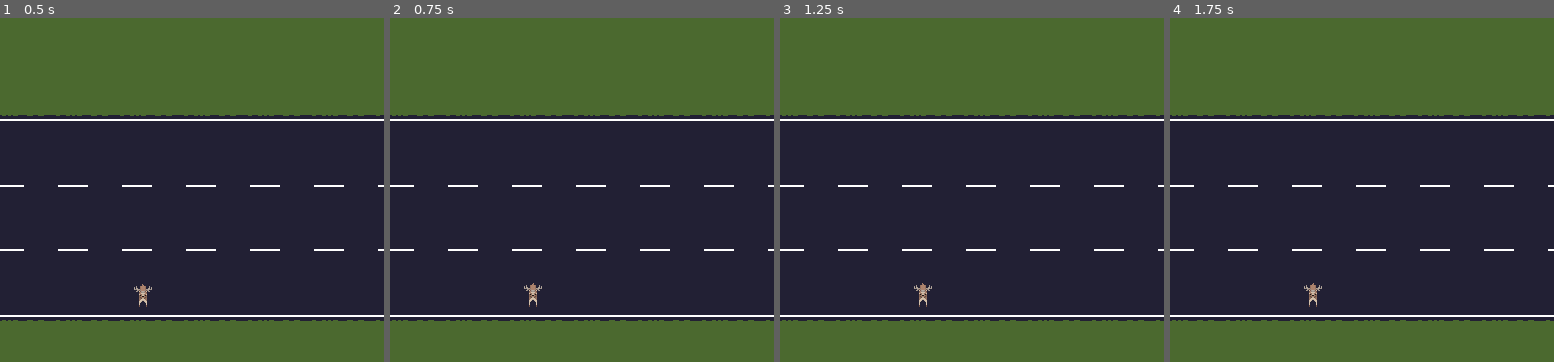
Above: before the commit, frames 1-4 (left to right).
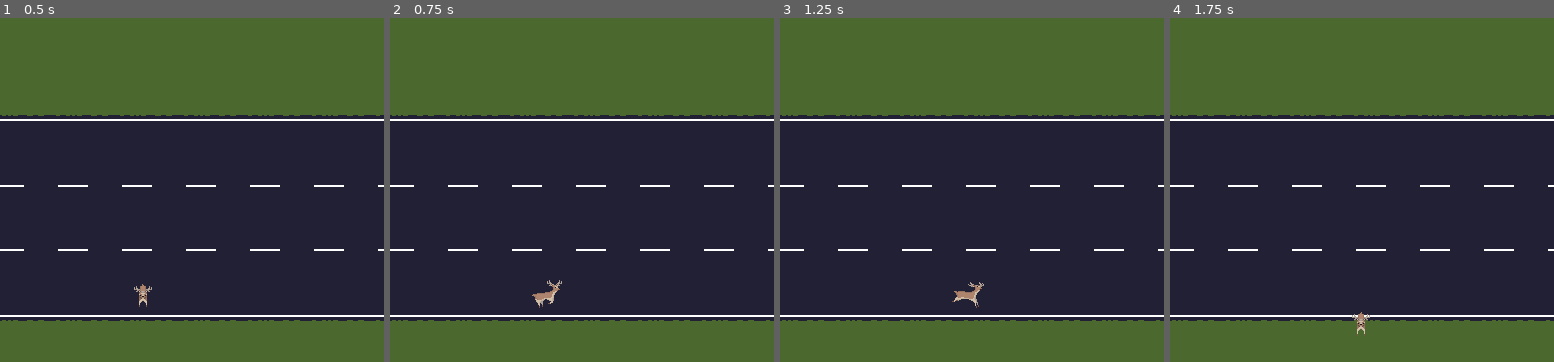
Above: after the commit, the same moments.

Repository: Pedro-T/deer-in-the-headlights
Game: Godot game, scene res://Main.tscn
The game is run twice, just before and just after one commit, with the same random seed, the same clock (stepped at 60 frames per second) and the same inputs.
Inputs:
- Up to frame 1 (0.5 s): no input
- Up to frame 2 (0.75 s): hold D (move_right) from 0.53 s (still down)
- Up to frame 3 (1.25 s): keep holding D (move_right)
- Up to frame 4 (1.75 s): release D (move_right) at 1.28 s; hold S (move_down) from 1.28 s (still down)
The pictures show only the part of the screen within x 28-78%, y 50-100%; the shares and areas given below are measured in that part.

Frame 1 is identical in both runs. In frame 2, 0.3% of the frame differs, in the area x 34-45%, y 76-85%; in frame 3, 0.3%, in the area x 34-54%, y 76-85%; in frame 4, 0.3%.

Commit message:
player state machine for animations, movement improvement, collisions / blocker scene

Diff:
--- a/deer-in-the-headlights/Main.tscn
+++ b/deer-in-the-headlights/Main.tscn
@@ -1,8 +1,17 @@
-[gd_scene load_steps=4 format=4 uid="uid://bp61fiomhwsy8"]
+[gd_scene load_steps=7 format=4 uid="uid://bp61fiomhwsy8"]
 
 [ext_resource type="TileSet" uid="uid://c4yumyregri21" path="res://stage/tiles/stage_tiles.tres" id="1_glv2v"]
 [ext_resource type="Script" uid="uid://b8mu1jcyysejf" path="res://main.gd" id="1_uu6xs"]
+[ext_resource type="PackedScene" uid="uid://dpkybo5lwe4s1" path="res://stage/No Go Area.tscn" id="3_cm0pq"]
 [ext_resource type="PackedScene" uid="uid://d1po75xlbba11" path="res://player/Player.tscn" id="3_r0du0"]
+
+[sub_resource type="RectangleShape2D" id="RectangleShape2D_cm0pq"]
+resource_local_to_scene = true
+size = Vector2(371.5, 20)
+
+[sub_resource type="RectangleShape2D" id="RectangleShape2D_fos0i"]
+resource_local_to_scene = true
+size = Vector2(312, 20)
 
 [node name="Main" type="Node"]
 script = ExtResource("1_uu6xs")
@@ -23,6 +32,20 @@
 
 [node name="WorldColliders" type="Node" parent="Stage"]
 
+[node name="NoGoArea" parent="Stage/WorldColliders" instance=ExtResource("3_cm0pq")]
+position = Vector2(10, 111)
+
+[node name="CollisionShape2D" parent="Stage/WorldColliders/NoGoArea" index="0"]
+position = Vector2(180.25, 0)
+shape = SubResource("RectangleShape2D_cm0pq")
+
+[node name="NoGoArea2" parent="Stage/WorldColliders" instance=ExtResource("3_cm0pq")]
+position = Vector2(10, 111)
+
+[node name="CollisionShape2D" parent="Stage/WorldColliders/NoGoArea2" index="0"]
+position = Vector2(602, 0)
+shape = SubResource("RectangleShape2D_fos0i")
+
 [node name="PlayerContainer" type="Node" parent="Stage"]
 
 [node name="Player" parent="Stage/PlayerContainer" instance=ExtResource("3_r0du0")]
@@ -37,3 +60,6 @@
 offset_bottom = 23.0
 text = "Time!"
 horizontal_alignment = 1
+
+[editable path="Stage/WorldColliders/NoGoArea"]
+[editable path="Stage/WorldColliders/NoGoArea2"]
--- a/deer-in-the-headlights/player/Player.tscn
+++ b/deer-in-the-headlights/player/Player.tscn
@@ -7,14 +7,13 @@
 size = Vector2(28, 28)
 
 [node name="Player" type="CharacterBody2D"]
+collision_mask = 2
 script = ExtResource("1_3c3w1")
 
 [node name="AnimatedSprite2D" type="AnimatedSprite2D" parent="."]
 sprite_frames = ExtResource("2_wnvi2")
-animation = &"idle_north"
-autoplay = "idle_south"
-frame = 2
-frame_progress = 0.31567606
+animation = &"IDLE_NORTH"
+autoplay = "IDLE_SOUTH"
 
 [node name="CollisionShape2D" type="CollisionShape2D" parent="."]
 position = Vector2(0, 2)
--- a/deer-in-the-headlights/player/player.gd
+++ b/deer-in-the-headlights/player/player.gd
@@ -1,9 +1,62 @@
 class_name Player extends CharacterBody2D
 
 const MOVE_SPEED: float = 64.0 # pixels per second
+const STATE_DOWNGRADE_MAP: Dictionary[PlayerState, PlayerState] = {
+    PlayerState.RUN_NORTH: PlayerState.IDLE_NORTH,
+    PlayerState.RUN_EAST: PlayerState.IDLE_EAST,
+    PlayerState.RUN_WEST: PlayerState.IDLE_WEST,
+    PlayerState.RUN_SOUTH: PlayerState.IDLE_SOUTH
+}
+
+
+var state: PlayerState = PlayerState.IDLE_SOUTH
 
 func _ready() -> void:
     pass
 
+@warning_ignore("unused_parameter")
 func _physics_process(delta: float) -> void:
-    pass
+    var prev_state: PlayerState = state
+    _update_movement_state()
+    if state != prev_state:
+        _update_animation()
+    velocity = velocity.normalized() * MOVE_SPEED * delta
+    var collision: KinematicCollision2D = move_and_collide(velocity)
+    if collision:
+        print("poof")
+
+func _update_movement_state() -> void:
+    velocity = Vector2.ZERO
+    if Input.is_action_pressed("move_up"):
+        velocity.y -= 1
+        state = PlayerState.RUN_NORTH
+    if Input.is_action_pressed("move_down"):
+        velocity.y += 1
+    if Input.is_action_pressed("move_right"):
+        velocity.x += 1
+    if Input.is_action_pressed("move_left"):
+        velocity.x -= 1
+
+    if velocity.y != 0:
+        state = PlayerState.RUN_NORTH if velocity.y == -1 else PlayerState.RUN_SOUTH
+    elif velocity.x != 0:
+        state = PlayerState.RUN_EAST if velocity.x == 1 else PlayerState.RUN_WEST
+    else:
+        state = STATE_DOWNGRADE_MAP.get(state, PlayerState.IDLE_SOUTH)
+
+func _update_animation() -> void:
+    $AnimatedSprite2D.play(_state_name(state))
+
+enum PlayerState {
+    RUN_NORTH,
+    RUN_EAST,
+    RUN_WEST,
+    RUN_SOUTH,
+    IDLE_NORTH,
+    IDLE_EAST,
+    IDLE_WEST,
+    IDLE_SOUTH
+}
+
+func _state_name(val: int) -> String:
+    return PlayerState.keys()[val]
--- a/deer-in-the-headlights/player/sprite/deer_frames.tres
+++ b/deer-in-the-headlights/player/sprite/deer_frames.tres
@@ -111,7 +111,7 @@
 "texture": SubResource("AtlasTexture_8dh3q")
 }],
 "loop": true,
-"name": &"idle_east",
+"name": &"IDLE_EAST",
 "speed": 3.0
 }, {
 "frames": [{
@@ -125,7 +125,7 @@
 "texture": SubResource("AtlasTexture_io2e6")
 }],
 "loop": true,
-"name": &"idle_north",
+"name": &"IDLE_NORTH",
 "speed": 3.0
 }, {
 "frames": [{
@@ -139,7 +139,7 @@
 "texture": SubResource("AtlasTexture_66s81")
 }],
 "loop": true,
-"name": &"idle_south",
+"name": &"IDLE_SOUTH",
 "speed": 3.0
 }, {
 "frames": [{
@@ -153,7 +153,7 @@
 "texture": SubResource("AtlasTexture_np283")
 }],
 "loop": true,
-"name": &"idle_west",
+"name": &"IDLE_WEST",
 "speed": 3.0
 }, {
 "frames": [{
@@ -167,8 +167,8 @@
 "texture": SubResource("AtlasTexture_dwf5y")
 }],
 "loop": true,
-"name": &"run_east",
-"speed": 3.0
+"name": &"RUN_EAST",
+"speed": 4.0
 }, {
 "frames": [{
 "duration": 1.0,
@@ -181,8 +181,8 @@
 "texture": SubResource("AtlasTexture_oniuy")
 }],
 "loop": true,
-"name": &"run_north",
-"speed": 3.0
+"name": &"RUN_NORTH",
+"speed": 4.0
 }, {
 "frames": [{
 "duration": 1.0,
@@ -195,8 +195,8 @@
 "texture": SubResource("AtlasTexture_mnji8")
 }],
 "loop": true,
-"name": &"run_south",
-"speed": 3.0
+"name": &"RUN_SOUTH",
+"speed": 4.0
 }, {
 "frames": [{
 "duration": 1.0,
@@ -209,6 +209,6 @@
 "texture": SubResource("AtlasTexture_3hbwu")
 }],
 "loop": true,
-"name": &"run_west",
-"speed": 3.0
+"name": &"RUN_WEST",
+"speed": 4.0
 }]
--- /dev/null
+++ b/deer-in-the-headlights/stage/No Go Area.tscn
@@ -0,0 +1,11 @@
+[gd_scene load_steps=2 format=3 uid="uid://dpkybo5lwe4s1"]
+
+[sub_resource type="RectangleShape2D" id="RectangleShape2D_c5pbg"]
+resource_local_to_scene = true
+size = Vector2(367, 20)
+
+[node name="NoGoArea" type="StaticBody2D"]
+collision_layer = 2
+
+[node name="CollisionShape2D" type="CollisionShape2D" parent="."]
+shape = SubResource("RectangleShape2D_c5pbg")
